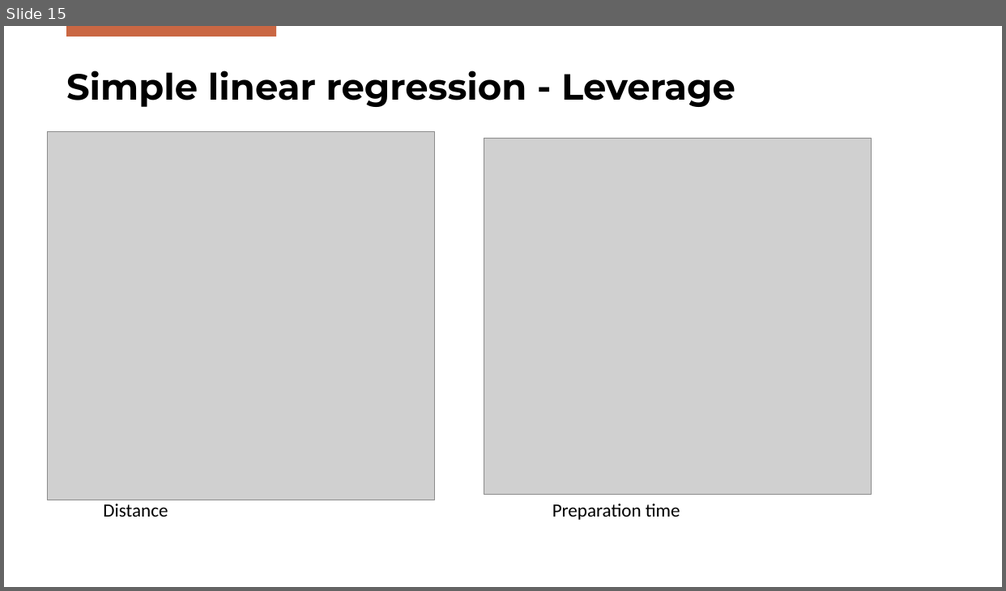
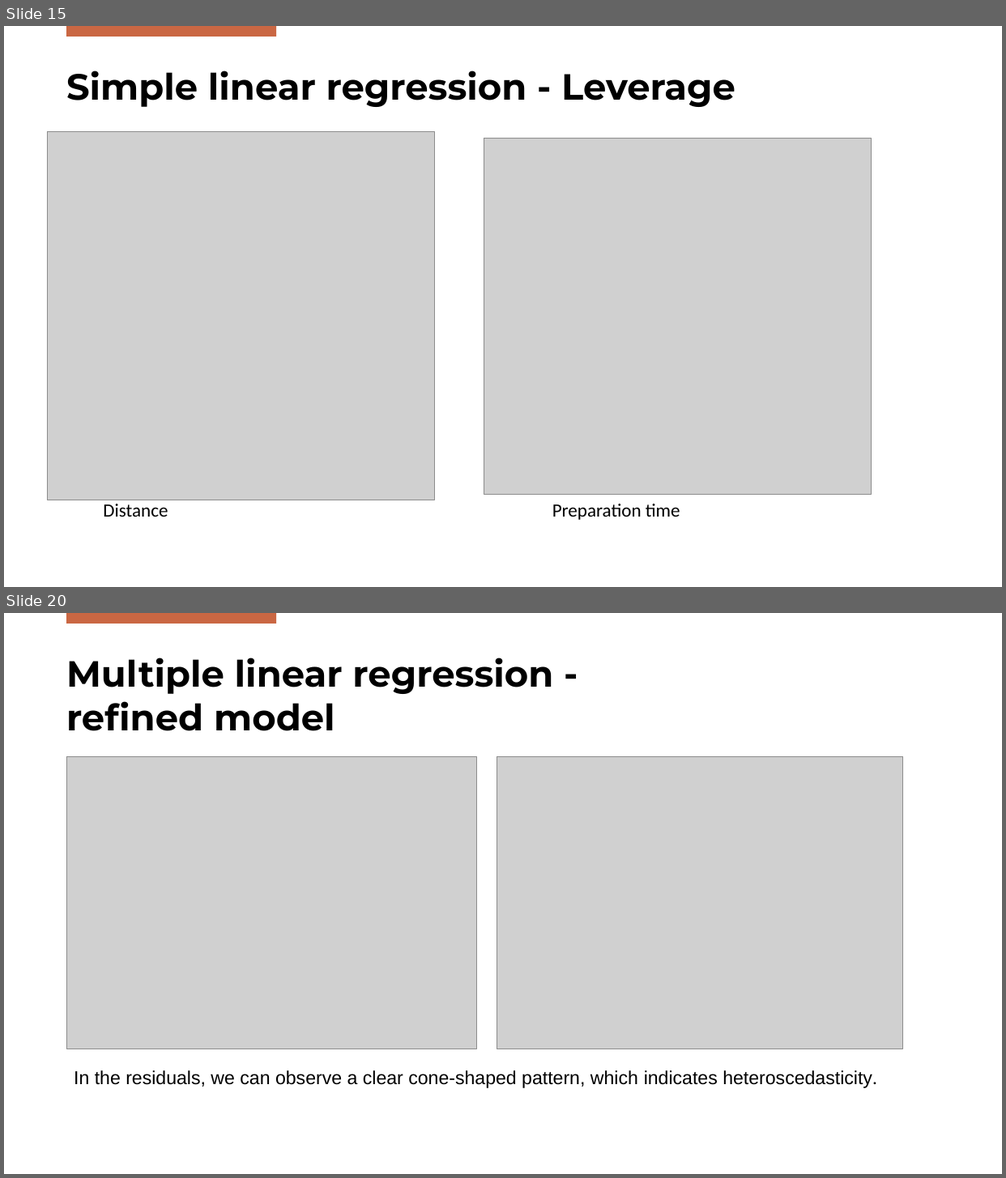
Before and after one commit to DanieleGotti/Food_Delivery_Time_Prediction, a slide deck: Presentazione_Gotti_Mazzoleni.pptx. Shown one above the other, each under a label of ours: slide 15 before the commit, slides 15 and 20 after it; the slides between them are not shown. The pictures are 1006x591 and 1006x1178 pixels, drawn with LibreOffice and Linux fonts; fonts in the diff are those of the drawing; grey boxes stand for pictures; background and template pictures are left out. Boxes give left, top, right and bottom in pixels: in the first picture for what was removed or moved away, otherwise in the second. Text is boxed around its words. In the diff, an @@ line names an element or a change of style, - is before the commit and + after.

```diff
--- a/Presentazione_Gotti_Mazzoleni.pptx
+++ b/Presentazione_Gotti_Mazzoleni.pptx
@@ slide 20 added at (4,613,1002,1174), background #FFFFFF; not listed: 1 template element that a slide beside it also shows @@
@@ title added at (66,658,553,731), 35 pt, text #000000, bold @@
+Multiple linear regression -
+refined model
@@ picture added at (66,756,476,1050) @@
@@ picture added at (496,756,903,1050) @@
@@ text added at (74,1071,877,1088), 18 pt, text #000000 @@
+In the residuals, we can observe a clear cone-shaped pattern, which indicates heteroscedasticity.
```
Also in this commit, not shown: 1 slide changed, 8 other slides added, 17 other files.
